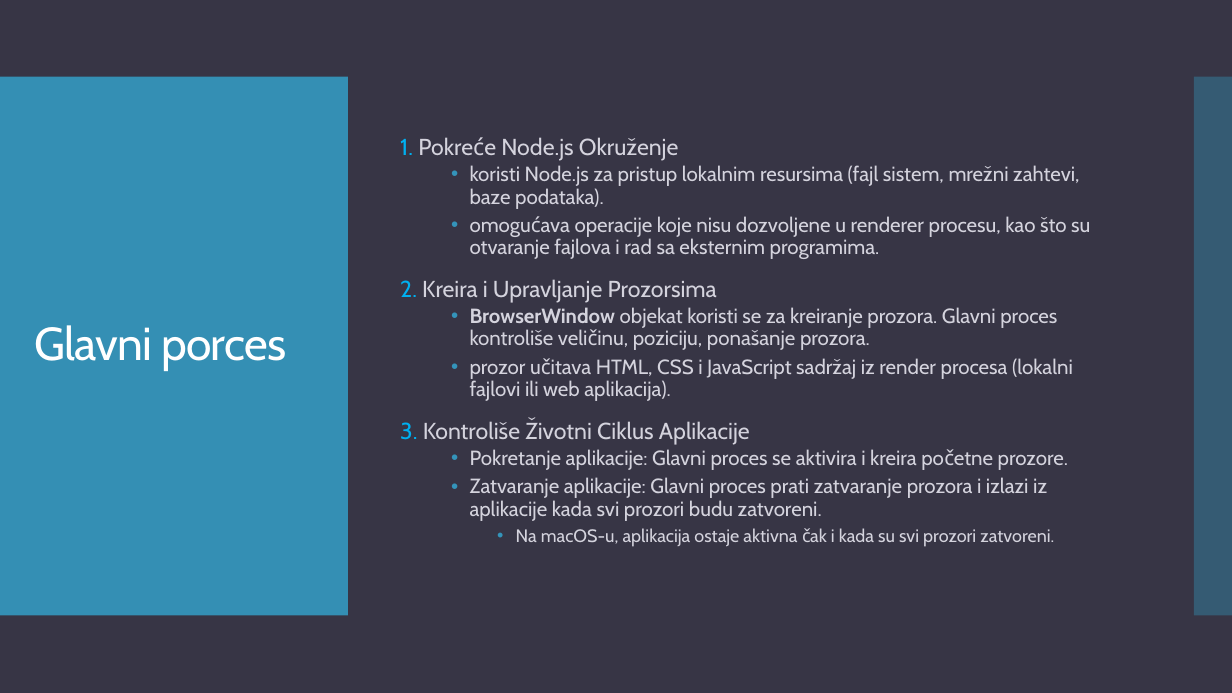
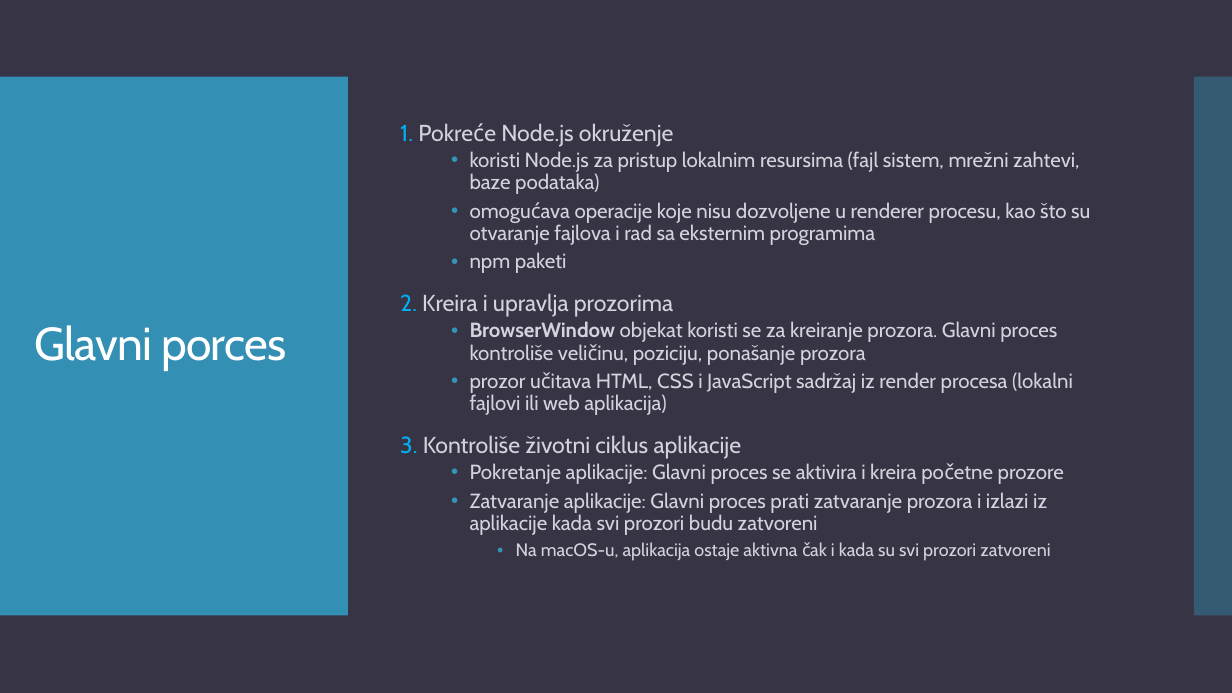
Before and after one commit to teodora18040cvetkovic/electron_react, a slide deck: slide 6 of Electron.pptx. Drawn at 1232x693 pixels with LibreOffice and Linux fonts; fonts in the diff are those of the drawing. Boxes give left, top, right and bottom in pixels: in the first picture for what was removed or moved away, otherwise in the second. Text is boxed around its words. In the diff, an @@ line names an element or a change of style, - is before the commit and + after.

```diff
--- a/Electron.pptx
+++ b/Electron.pptx
@@ text at (400, 123, 1090, 561): text changed @@
-1. Pokreće Node.js Okruženje
-  • koristi Node.js za pristup lokalnim resursima (fajl sistem, mrežni zahtevi, baze podataka).
-  • omogućava operacije koje nisu dozvoljene u renderer procesu, kao što su otvaranje fajlova i rad sa eksternim programima.
-2. Kreira i Upravljanje Prozorsima
-  • BrowserWindow objekat koristi se za kreiranje prozora. Glavni proces kontroliše veličinu, poziciju, ponašanje prozora.
-  • prozor učitava HTML, CSS i JavaScript sadržaj iz render procesa (lokalni fajlovi ili web aplikacija).
-3. Kontroliše Životni Ciklus Aplikacije
-  • Pokretanje aplikacije: Glavni proces se aktivira i kreira početne prozore.
-  • Zatvaranje aplikacije: Glavni proces prati zatvaranje prozora i izlazi iz aplikacije kada svi prozori budu zatvoreni.
-    • Na macOS-u, aplikacija ostaje aktivna čak i kada su svi prozori zatvoreni.
+1. Pokreće Node.js okruženje
+  • koristi Node.js za pristup lokalnim resursima (fajl sistem, mrežni zahtevi, baze podataka)
+  • omogućava operacije koje nisu dozvoljene u renderer procesu, kao što su otvaranje fajlova i rad sa eksternim programima
+  • npm paketi
+2. Kreira i upravlja prozorima
+  • BrowserWindow objekat koristi se za kreiranje prozora. Glavni proces kontroliše veličinu, poziciju, ponašanje prozora
+  • prozor učitava HTML, CSS i JavaScript sadržaj iz render procesa (lokalni fajlovi ili web aplikacija)
+3. Kontroliše životni ciklus aplikacije
+  • Pokretanje aplikacije: Glavni proces se aktivira i kreira početne prozore
+  • Zatvaranje aplikacije: Glavni proces prati zatvaranje prozora i izlazi iz aplikacije kada svi prozori budu zatvoreni
+    • Na macOS-u, aplikacija ostaje aktivna čak i kada su svi prozori zatvoreni
```
Also in this commit, not shown: 14 other slides changed, 1 slide added, 1 other file.
